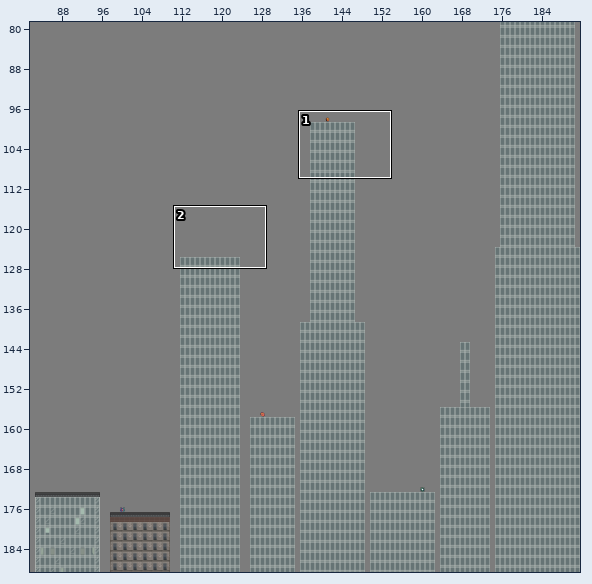
Two states of a Tiled map, Tiled-work/City.tmx. Above: a wide view before the commit, with the close-up outlined.
Close-up. Before the commit:
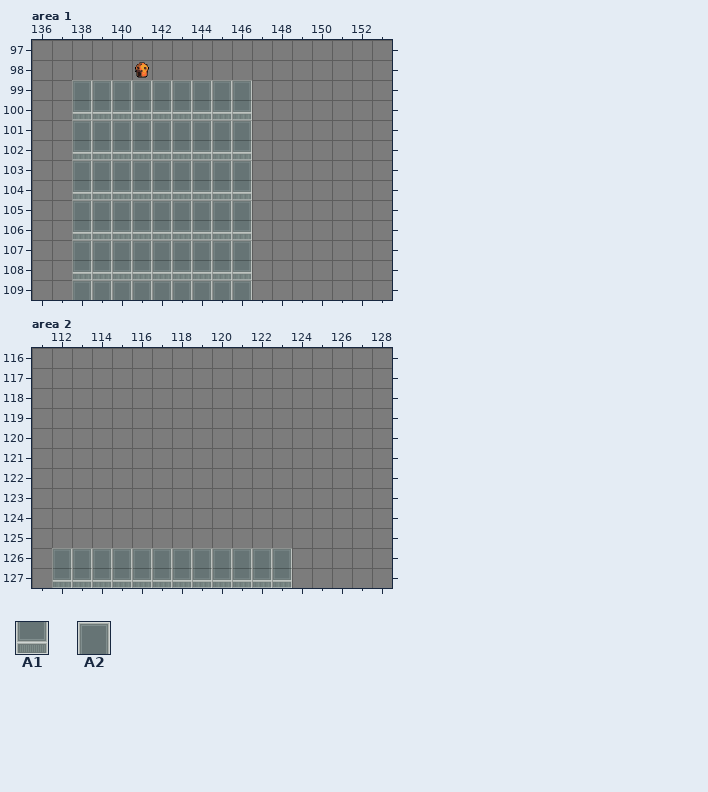
Cells are 32x32 px. Shown: area 1 x 136..153, y 97..109; area 2 x 111..128, y 116..127. The commit also changed other parts of the map, which this record leaves out. Tiles whose own drawing changed are shown in their newer look in all pictures.
Key: from "CityTilesMain2": A1 233, A2 248.
__ is an empty cell.
Layers that did not change in this view are not listed.
Layer "City Main" before, area 1, first column x 136:
 97 __ __ __ __ __ __ __ __ __ __ __ __ __ __ __ __ __ __
 98 __ __ __ __ __ __ __ __ __ __ __ __ __ __ __ __ __ __
 99 __ __ A2 A2 A2 A2 A2 A2 A2 A2 A2 __ __ __ __ __ __ __
100 __ __ A1 A1 A1 A1 A1 A1 A1 A1 A1 __ __ __ __ __ __ __
101 __ __ A2 A2 A2 A2 A2 A2 A2 A2 A2 __ __ __ __ __ __ __
102 __ __ A1 A1 A1 A1 A1 A1 A1 A1 A1 __ __ __ __ __ __ __
103 __ __ A2 A2 A2 A2 A2 A2 A2 A2 A2 __ __ __ __ __ __ __
104 __ __ A1 A1 A1 A1 A1 A1 A1 A1 A1 __ __ __ __ __ __ __
105 __ __ A2 A2 A2 A2 A2 A2 A2 A2 A2 __ __ __ __ __ __ __
106 __ __ A1 A1 A1 A1 A1 A1 A1 A1 A1 __ __ __ __ __ __ __
107 __ __ A2 A2 A2 A2 A2 A2 A2 A2 A2 __ __ __ __ __ __ __
108 __ __ A1 A1 A1 A1 A1 A1 A1 A1 A1 __ __ __ __ __ __ __
109 __ __ A2 A2 A2 A2 A2 A2 A2 A2 A2 __ __ __ __ __ __ __
Layer "City Main" before, area 2, first column x 111:
116 __ __ __ __ __ __ __ __ __ __ __ __ __ __ __ __ __ __
117 __ __ __ __ __ __ __ __ __ __ __ __ __ __ __ __ __ __
118 __ __ __ __ __ __ __ __ __ __ __ __ __ __ __ __ __ __
119 __ __ __ __ __ __ __ __ __ __ __ __ __ __ __ __ __ __
120 __ __ __ __ __ __ __ __ __ __ __ __ __ __ __ __ __ __
121 __ __ __ __ __ __ __ __ __ __ __ __ __ __ __ __ __ __
122 __ __ __ __ __ __ __ __ __ __ __ __ __ __ __ __ __ __
123 __ __ __ __ __ __ __ __ __ __ __ __ __ __ __ __ __ __
124 __ __ __ __ __ __ __ __ __ __ __ __ __ __ __ __ __ __
125 __ __ __ __ __ __ __ __ __ __ __ __ __ __ __ __ __ __
126 __ A2 A2 A2 A2 A2 A2 A2 A2 A2 A2 A2 A2 __ __ __ __ __
127 __ A1 A1 A1 A1 A1 A1 A1 A1 A1 A1 A1 A1 __ __ __ __ __
And afterwards:
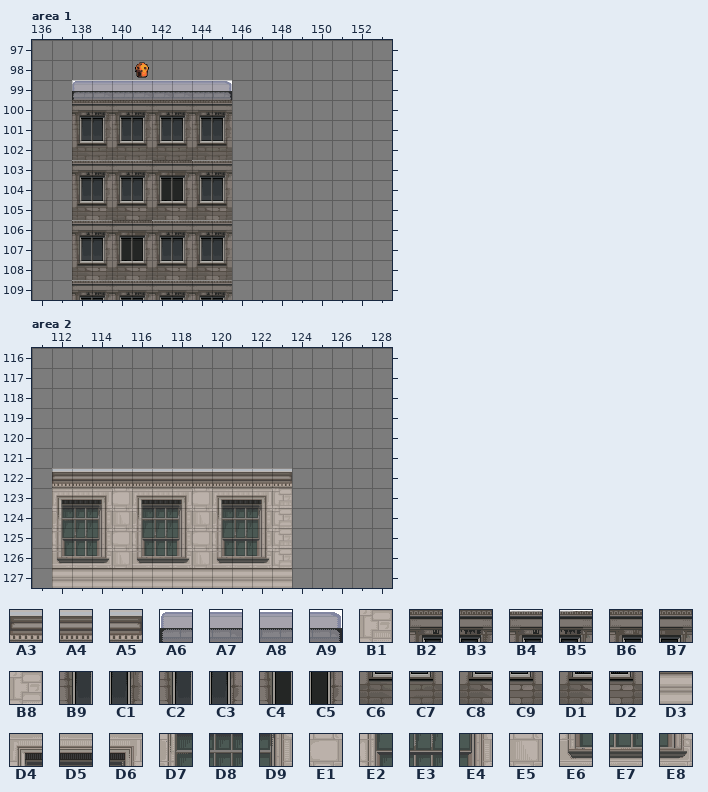
Further tiles: from "CityTilesMain2": A3 8, A4 9, A5 15, A6 240, A7 241, A8 242, A9 245, B1 287, B2 288, B3 289, B4 290, B5 291, B6 292, B7 293, B8 303, B9 304, C1 305, C2 306, C3 307, C4 308, C5 309, C6 320, C7 321, C8 322, C9 323, D1 324, D2 325, D3 377, D4 378, D5 379, D6 380, D7 394, D8 395, D9 396, E1 409, E2 410, E3 411, E4 412, E5 425, E6 426, E7 427, E8 428.
Diff:
Changed rows in their new state; .. is an unchanged cell.
Layer "City Main", area 1:
first column x 138:
 99 A6 A7 A8 A7 A7 A7 A8 A9 __
100 B2 B3 B2 B3 B2 B3 B2 B3 __
101 B9 C1 B9 C1 B9 C1 B9 C1 __
102 C6 C7 C6 C7 C6 C7 C6 C7 __
103 B4 B5 B4 B5 B6 B7 B4 B5 __
104 C2 C3 C2 C3 C4 C5 C2 C3 __
105 C8 C9 C8 C9 D1 D2 C8 C9 __
106 B4 B5 B6 B7 B4 B5 B4 B5 __
107 C2 C3 C4 C5 C2 C3 C2 C3 __
108 C8 C9 D1 D2 C8 C9 C8 C9 __
109 B4 B5 B4 B5 B4 B5 B4 B5 __
Layer "City Main", area 2:
first column x 112:
122 A3 A4 A4 A4 A4 A4 A4 A4 A4 A4 A4 A5
123 D4 D5 D6 E1 D4 D5 D6 E1 D4 D5 D6 B1
124 D7 D8 D9 E5 D7 D8 D9 E5 D7 D8 D9 B8
125 E2 E3 E4 E1 E2 E3 E4 E1 E2 E3 E4 B1
126 E6 E7 E8 E5 E6 E7 E8 E5 E6 E7 E8 B8
127 D3 D3 D3 D3 D3 D3 D3 D3 D3 D3 D3 D3
